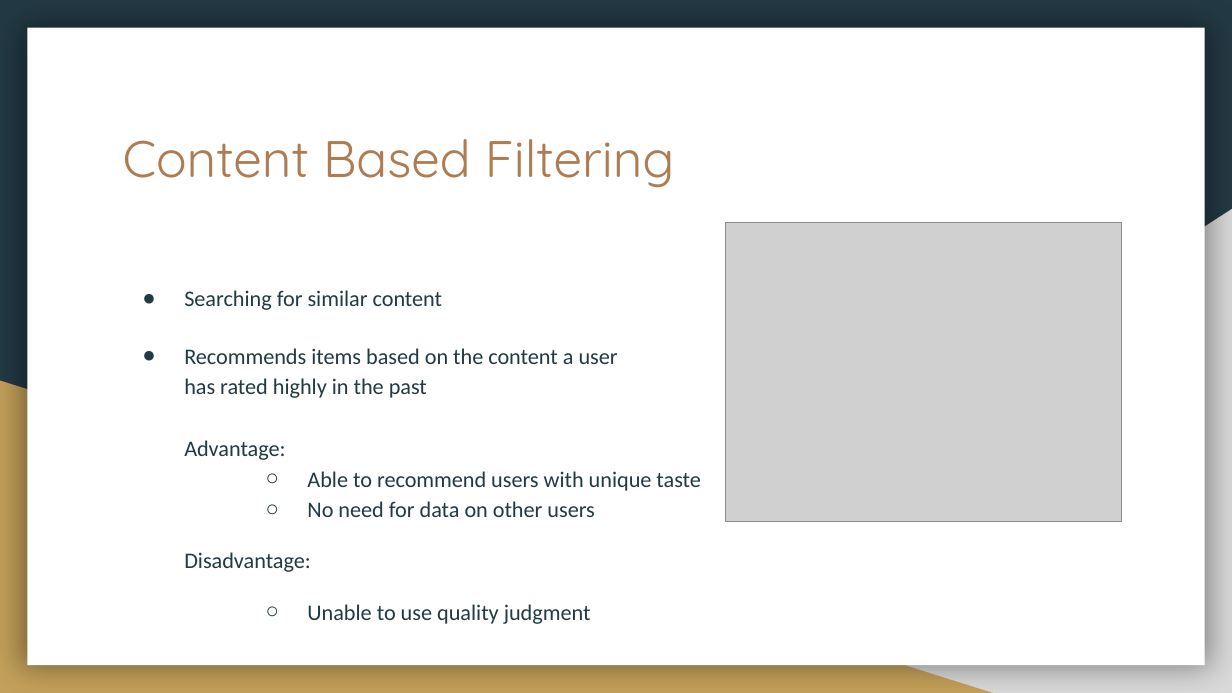
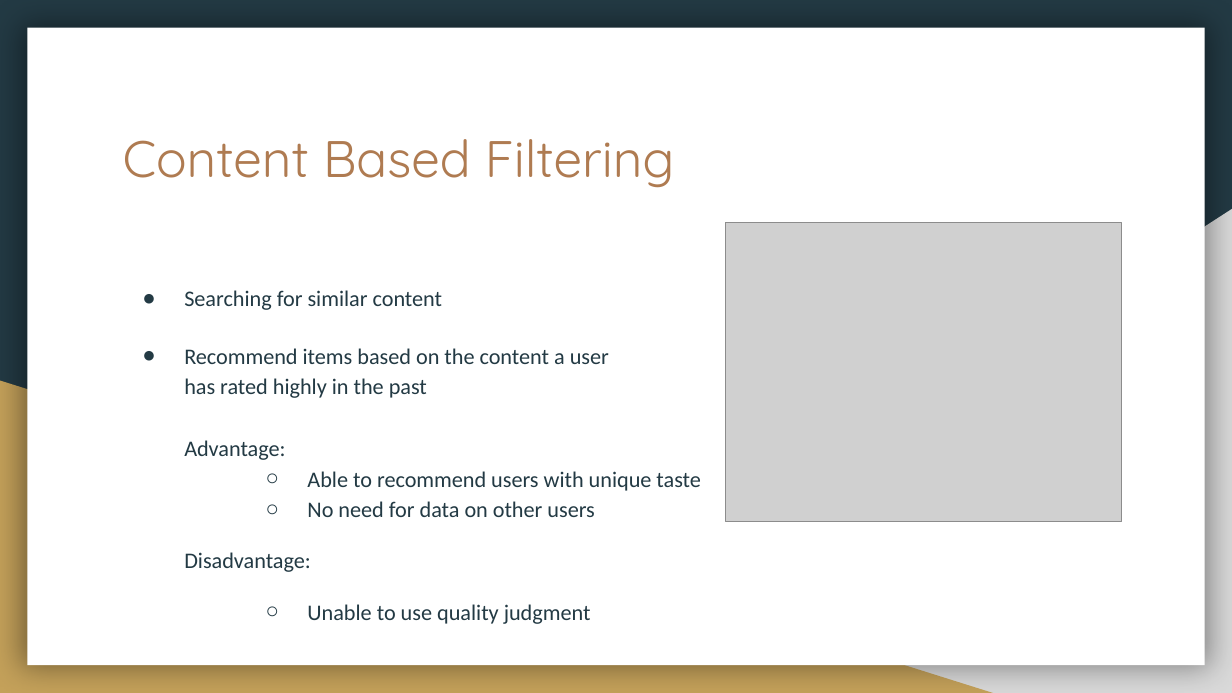
Before and after one commit to Benedkt93/movie_recommendation, a slide deck: slide 6 of Presentation/Final Project_ Recommendation Systems.pptx. Drawn at 1232x693 pixels with LibreOffice and Linux fonts; fonts in the diff are those of the drawing; grey boxes stand for pictures. Boxes give left, top, right and bottom in pixels: in the first picture for what was removed or moved away, otherwise in the second. Text is boxed around its words. In the diff, an @@ line names an element or a change of style, - is before the commit and + after.

```diff
--- a/Presentation/Final Project_ Recommendation Systems.pptx
+++ b/Presentation/Final Project_ Recommendation Systems.pptx
@@ text at (184, 348, 609, 460): text changed @@
-● Recommends items based on the content a user
-  has rated highly in the past
-  Advantage:
+● Recommend items based on the content a user
+  has rated highly in the past
+  Advantage:
```
Also in this commit, not shown: 2 other slides changed, 1 slide added, 1 slide removed.
